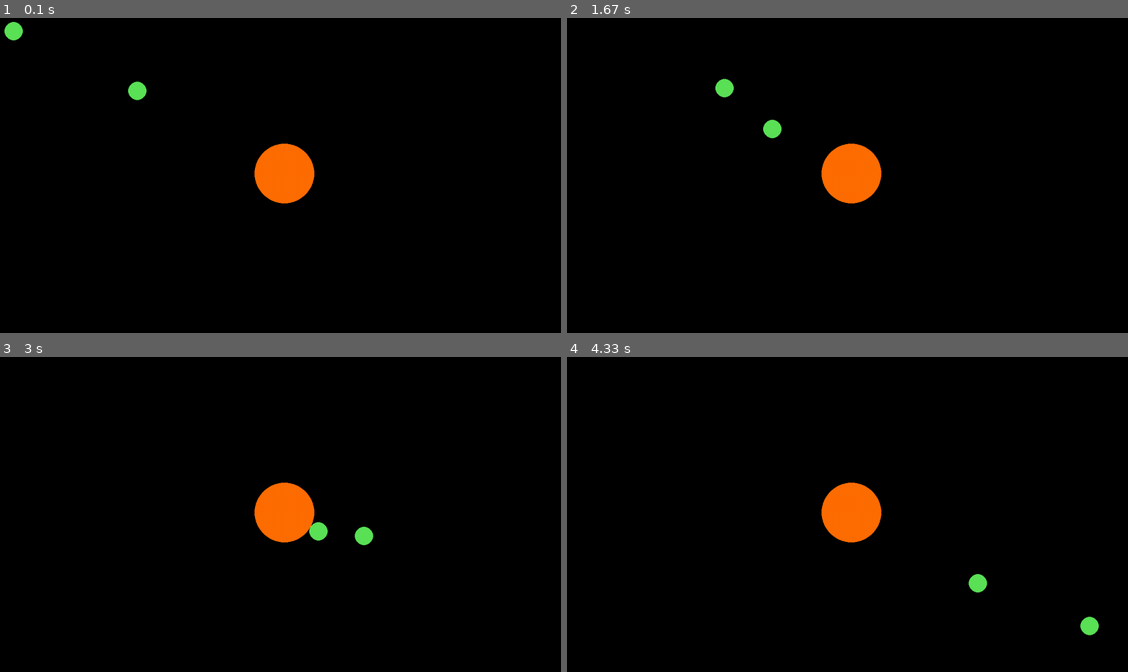
Above: before the commit, frames 1-4 (two rows, left to right).
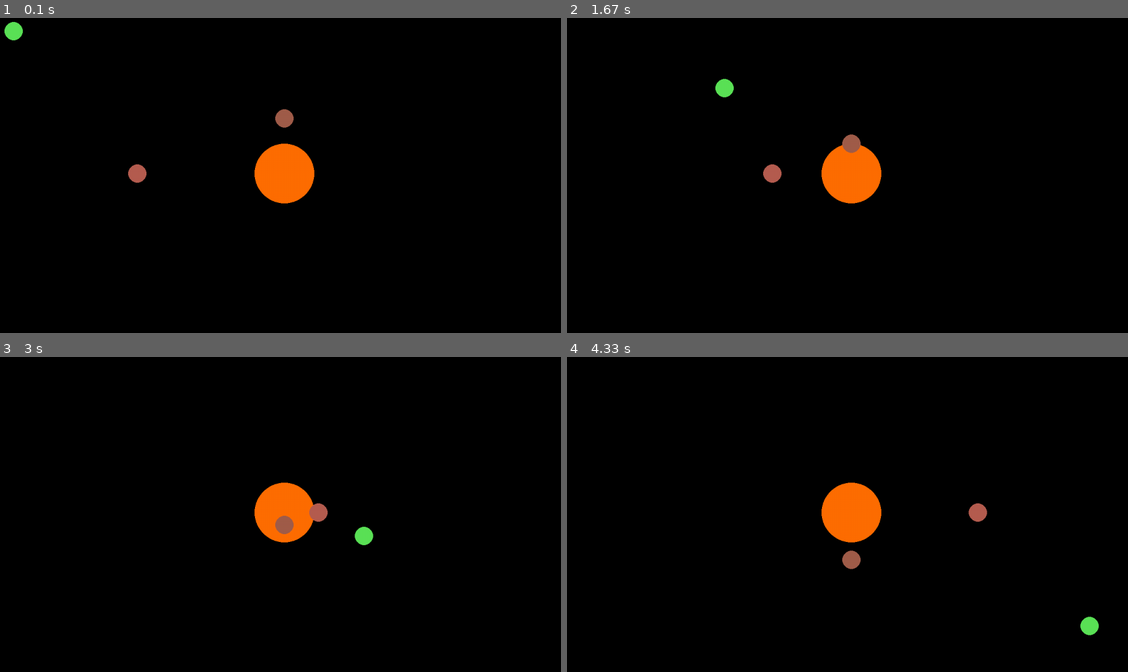
Above: after the commit, the same moments.

Repository: JoelWester/pygames
Game: pygame game, started from SpaceGame.py
The game is run twice, just before and just after one commit, with the same random seed, the same clock (stepped at 60 frames per second) and the same inputs.
Inputs:
- Up to frame 1 (0.1 s): no input
- Up to frame 2 (1.67 s): hold D 0.33-0.8 s; hold W 0.83-1.13 s; hold D 1.17-1.63 s
- Up to frame 3 (3 s): hold A 1.67-2.2 s; hold S 2.23-2.53 s; hold A 2.57-2.97 s
- Up to frame 4 (4.33 s): hold W 3-3.37 s; hold D 3.4-4.03 s; hold S from 4.07 s (still down)

The runs differ from the first frame. In frame 1, 0.5% of the frame differs, in the area x 22-53%, y 20-53%; in frame 2, 0.5%; in frame 3, 0.5%; in frame 4, 0.5%, in the area x 49-75%, y 46-75%.

Commit message:
Add files via upload
SpaceGame added new planet, added randomized planet color, added color attribute to body class

Diff:
--- a/SpaceGame.py
+++ b/SpaceGame.py
@@ -1,5 +1,6 @@
 import pygame
 import math
+import random
 import os
 from datetime import datetime
 
@@ -21,16 +22,18 @@
 class Body:
     mass = 0.5
     velocity = (0.0, 0.0)
-    def __init__(self, type, position):
+    def __init__(self, type, position, color):
         self.type = type
         self.position = position
+        self.color = color
 
 #Ship
-ship = Body("ship", (50.0, 50.0))
+ship = Body("ship", (50.0, 50.0), (91, 226, 87))
 
 #Planets
-a = Body("planet", (centre[0]//2, centre[1]//2))
-planets = {a}
+a = Body("planet", (centre[0]//2, centre[1]), (random.randint(1,254), random.randint(1,254), random.randint(1,254)))
+b = Body("planet", (centre[0], centre[1]//1.5), (random.randint(1,254), random.randint(1,254), random.randint(1,254)))
+planets = {a,b}
 
 print('Ship details:')
 print('pos: ', ship.position)
@@ -44,8 +47,8 @@
 
     pygame.draw.circle(screen, (255, 110, 0), centre, 65)
     for planet in planets:
-        pygame.draw.circle(screen, (91, 226, 87), planet.position, 20)
-    pygame.draw.circle(screen, (91, 226, 87), ship.position, 20)
+        pygame.draw.circle(screen, planet.color, planet.position, 20)
+    pygame.draw.circle(screen, ship.color, ship.position, 20)
 
 #Is the mouse pressed down?
 mouseDown = False
